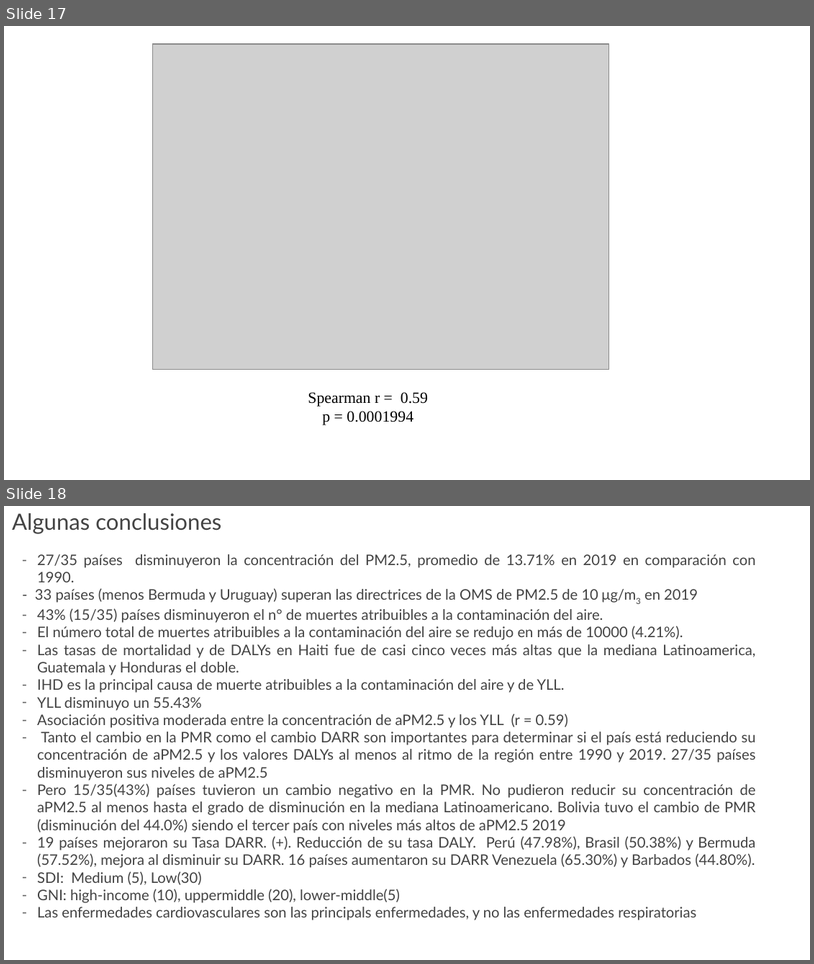
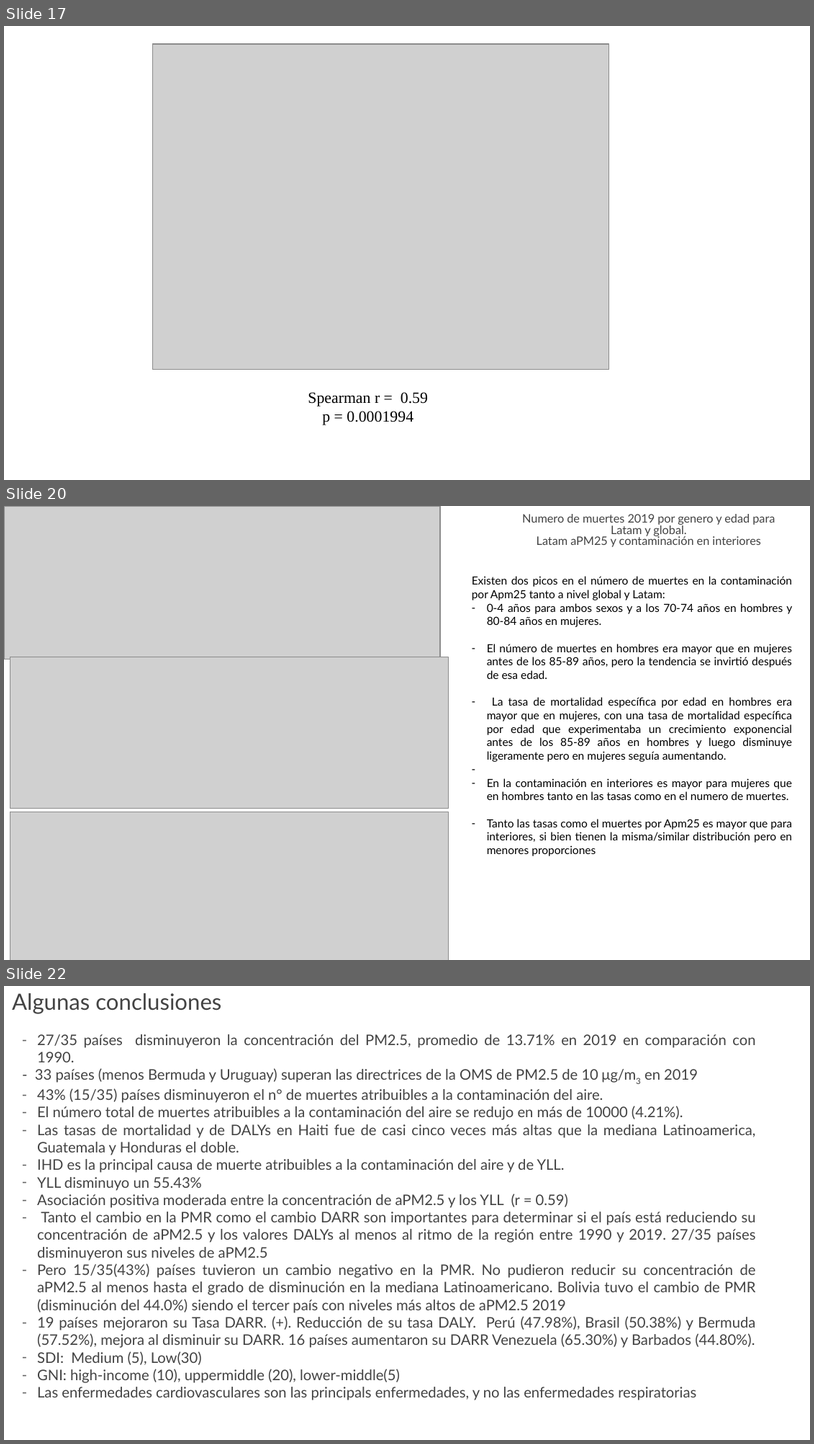
Before and after one commit to joseurquiza88/Health-impacts-AirPollution, a slide deck: Resumen.pptx. Shown one above the other, each under a label of ours: slides 17 and 18 before the commit, slides 17, 20 and 22 after it; the slides between them are not shown. The pictures are 814x964 and 814x1444 pixels, drawn with LibreOffice and Linux fonts; fonts in the diff are those of the drawing; grey boxes stand for pictures; background and template pictures are left out. Boxes give left, top, right and bottom in pixels: in the first picture for what was removed or moved away, otherwise in the second. Text is boxed around its words. In the diff, an @@ line names an element or a change of style, - is before the commit and + after.

Commit message:
Gender-ages Latam

```diff
--- a/Resumen.pptx
+++ b/Resumen.pptx
@@ slide 20 added at (4,506,810,960), background picture (left out) @@
@@ picture added at (4,506,440,659) @@
@@ title added at (522,514,775,547), 10.5 pt, text #434343 @@
+Numero de muertes 2019 por genero y edad para Latam y global.
+Latam aPM25 y contaminación en interiores
@@ text added at (472,576,793,856), 10 pt, text #000000 @@
+Existen dos picos en el número de muertes en la contaminación por Apm25 tanto a nivel global y Latam:
+– 0-4 años para ambos sexos y a los 70-74 años en hombres y 80-84 años en mujeres.
+– El número de muertes en hombres era mayor que en mujeres antes de los 85-89 años, pero la tendencia se invirtió después de esa edad.
+– La tasa de mortalidad específica por edad en hombres era mayor que en mujeres, con una tasa de mortalidad específica por edad que experimentaba un crecimiento exponencial antes de los 85-89 años en hombres y luego disminuye ligeramente pero en mujeres seguía aumentando.
+– En la contaminación en interiores es mayor para mujeres que en hombres tanto en las tasas como en el numero de muertes.
+– Tanto las tasas como el muertes por Apm25 es mayor que para interiores, si bien tienen la misma/similar distribución pero en menores proporciones
@@ picture added at (10,656,449,808) @@
@@ picture added at (10,811,449,960) @@
@@ what was slide 18 is now slide 22 @@
```
Also in this commit, not shown: 4 other slides added, 5 other files.
